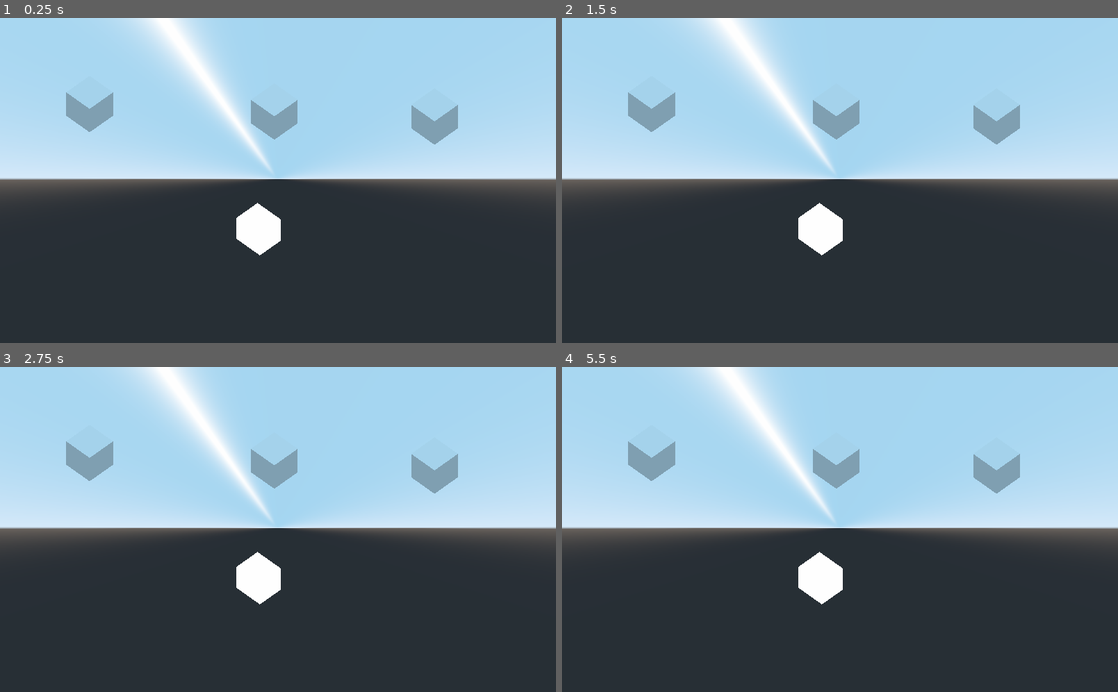
Above: before the commit, frames 1-4 (two rows, left to right).
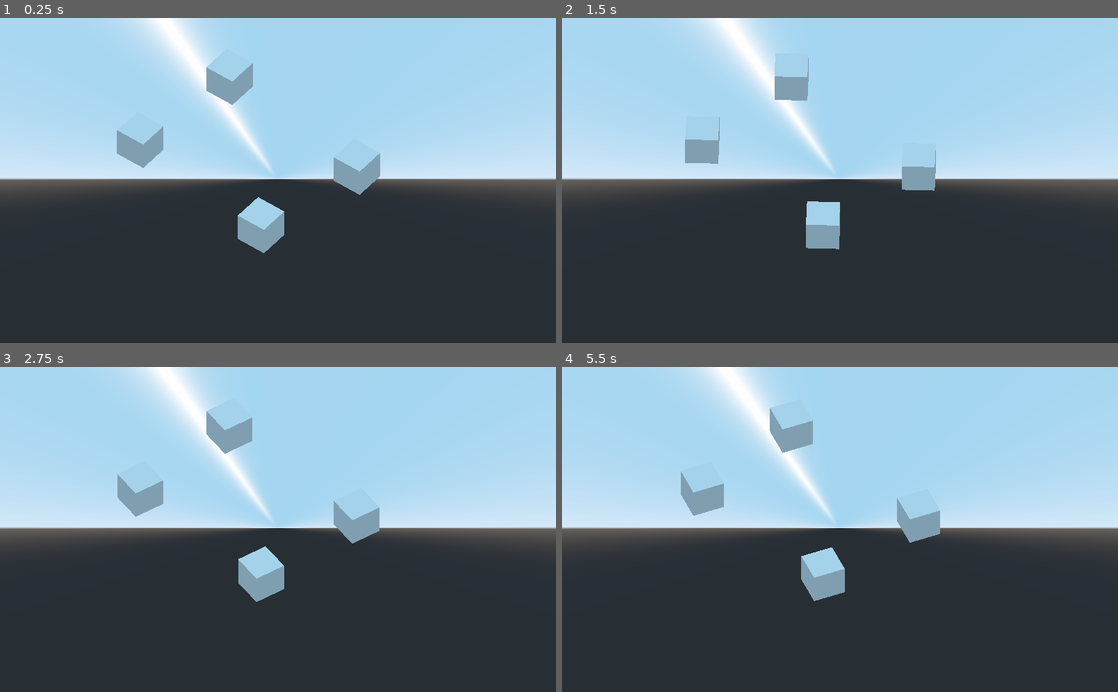
Above: after the commit, the same moments.

Repository: EamonnMR/galactic-night
Game: Godot game, scene res://main.tscn
Same seed, same stepped clock (60 frames per second), same inputs: the game is played once before the commit and once after it.
Inputs:
- Up to frame 1 (0.25 s): no input
- Up to frame 2 (1.5 s): no input
- Up to frame 3 (2.75 s): no input
- Up to frame 4 (5.5 s): no input

The runs differ from the first frame. In frame 1, 4.8% of the frame differs, in the area x 11-83%, y 12-74%; in frame 2, 4.3%; in frame 3, 4.8%; in frame 4, 4.7%.

Commit message:
Someone on discord helped!

Diff:
--- a/MeshInstance.gd
+++ b/MeshInstance.gd
@@ -1,4 +1,5 @@
 extends MeshInstance
 
-func _ready():
+func _process(delta):
+	rotate_y(delta * 0.5)
 	get_surface_material(0).set_shader_param("position", global_transform.origin)
--- a/main.tscn
+++ b/main.tscn
@@ -8,8 +8,6 @@
 
 [sub_resource type="ShaderMaterial" id=3]
 shader = ExtResource( 1 )
-shader_param/mesh_position = null
-shader_param/camera_position = Vector3( -1, -1, -1 )
 
 [node name="Spatial" type="Spatial"]
 
@@ -26,16 +24,19 @@
 script = ExtResource( 2 )
 
 [node name="MeshInstance2" type="MeshInstance" parent="."]
-transform = Transform( 1, 0, 0, 0, 1, 0, 0, 0, 1, -3.30178, 0, -3.88149 )
+transform = Transform( 1, 0, 0, 0, 1, 0, 0, 0, 1, -3.30178, 0, -1.71519 )
 mesh = SubResource( 1 )
-material/0 = null
+material/0 = SubResource( 3 )
+script = ExtResource( 2 )
 
 [node name="MeshInstance3" type="MeshInstance" parent="."]
-transform = Transform( 1, 0, 0, 0, 1, 0, 0, 0, 1, 0.418039, 0, 0.289719 )
+transform = Transform( 1, 0, 0, 0, 1, 0, 0, 0, 1, 0.507011, 0, -1.71519 )
 mesh = SubResource( 1 )
-material/0 = null
+material/0 = SubResource( 3 )
+script = ExtResource( 2 )
 
 [node name="MeshInstance4" type="MeshInstance" parent="."]
-transform = Transform( 1, 0, 0, 0, 1, 0, 0, 0, 1, 3.68822, 0, 3.86252 )
+transform = Transform( 1, 0, 0, 0, 1, 0, 0, 0, 1, 0.507011, 0, 3.72169 )
 mesh = SubResource( 1 )
-material/0 = null
+material/0 = SubResource( 3 )
+script = ExtResource( 2 )
--- a/perspective.gdshader
+++ b/perspective.gdshader
@@ -1,14 +1,17 @@
 shader_type spatial;
-render_mode unshaded;
+// render_mode unshaded;
 const float DEPTH_FACTOR = 0.9;
 uniform vec3 mesh_position;
 uniform vec3 camera_position = vec3(-1,-1,-1);
 
 void vertex() {
-	VERTEX -= mesh_position;
-	VERTEX -= camera_position;
-	VERTEX.x = VERTEX.x * DEPTH_FACTOR;
-	VERTEX.y = VERTEX.y * DEPTH_FACTOR;
-	VERTEX += camera_position;
-	VERTEX += mesh_position;
+	//https://discord.com/channels/212250894228652034/408555922349359105/988915027035693186
+	mat4 my_special_projection = mat4(
+		vec4(),
+		vec4(),
+		vec4(),
+		vec4()
+	);
+	vec4 tmpvertex = (my_special_projection * vec4(VERTEX, 1));
+	VERTEX = tempvertex.xyz / tempvertex.w;
 }
